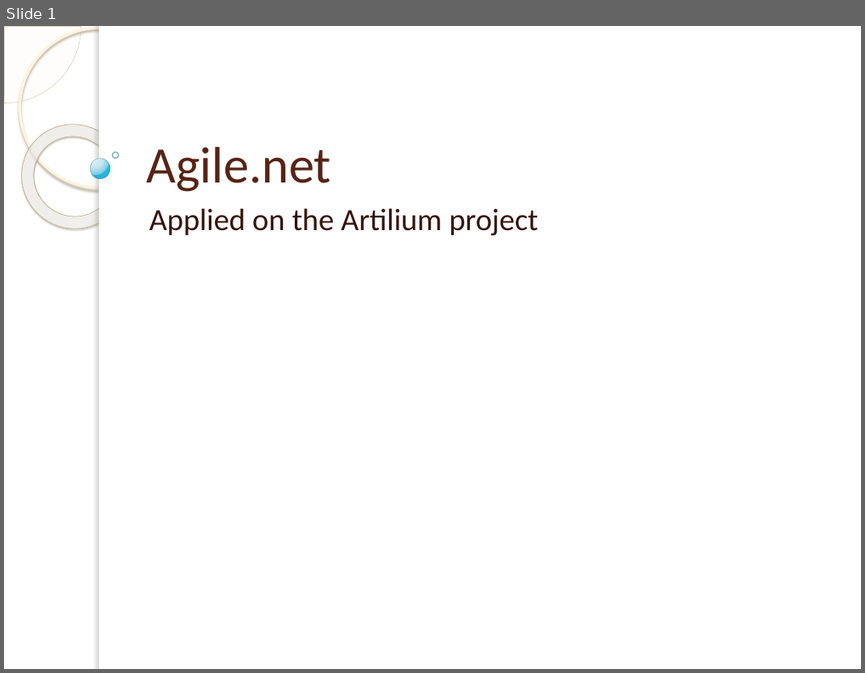
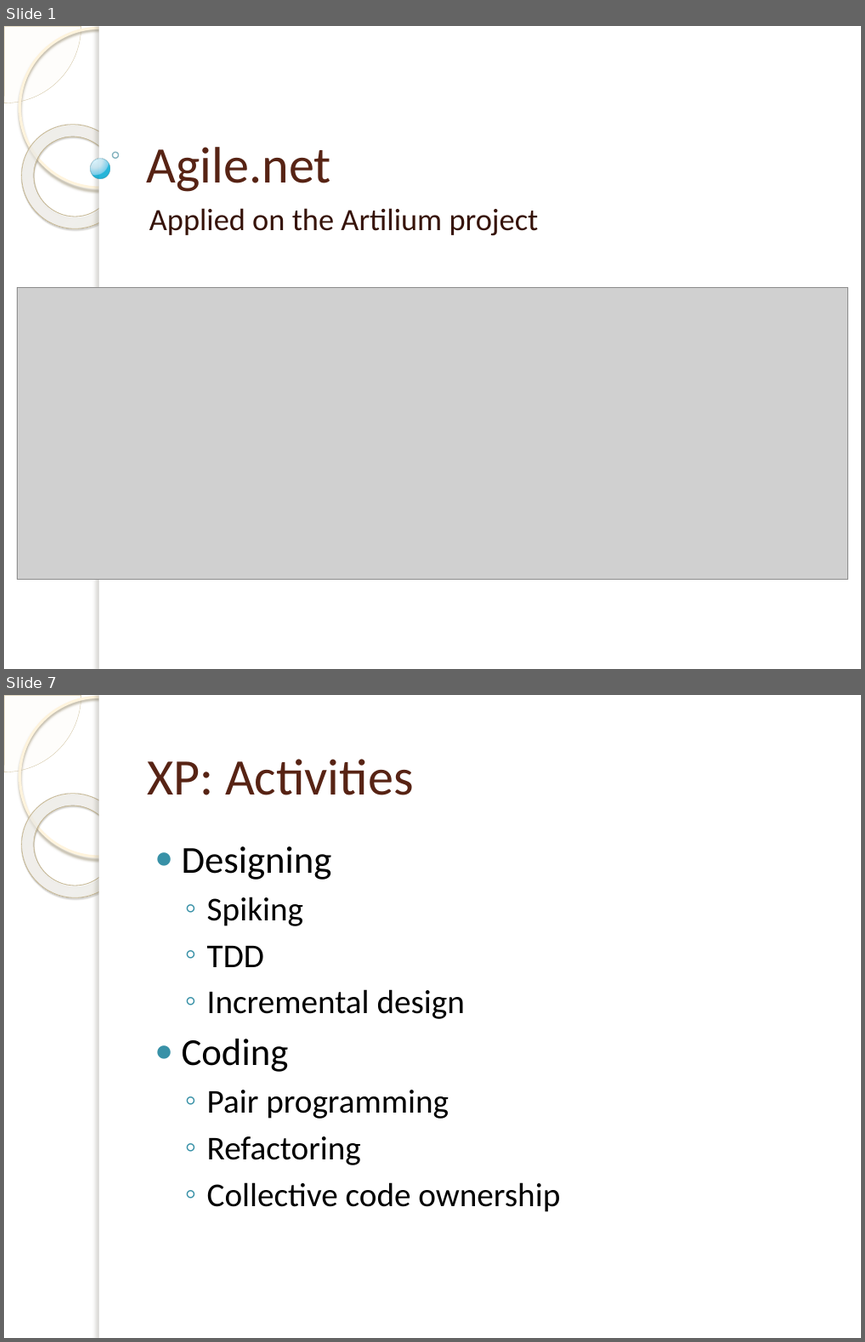
Before and after one commit to michelgrootjans/foresee, a slide deck: Agile.net/Agile.net.pptx. Shown one above the other, each under a label of ours: slide 1 before the commit, slides 1 and 7 after it; the slides between them are not shown. The pictures are 865x673 and 865x1342 pixels, drawn with LibreOffice and Linux fonts; fonts in the diff are those of the drawing; grey boxes stand for pictures; background and template pictures are left out. Boxes give left, top, right and bottom in pixels: in the first picture for what was removed or moved away, otherwise in the second. Text is boxed around its words. In the diff, an @@ line names an element or a change of style, - is before the commit and + after.

```diff
--- a/Agile.net/Agile.net.pptx
+++ b/Agile.net/Agile.net.pptx
@@ slide 7 added at (x1=4, y1=695, x2=861, y2=1338), background picture (left out); not listed: 5 template elements that a slide beside it also shows @@
@@ title added at (x1=147, y1=759, x2=414, y2=795), 43 pt, text #572314 @@
+XP: Activities
@@ text added at (x1=182, y1=846, x2=560, y2=1212), 28 pt, text #000000 @@
+● Designing
+  ◦ Spiking
+  ◦ TDD
+  ◦ Incremental design
+● Coding
+  ◦ Pair programming
+  ◦ Refactoring
+  ◦ Collective code ownership
@@ slide 1 changed as well @@
@@ picture added at (x1=18, y1=287, x2=848, y2=579) @@
```
Also in this commit, not shown: 5 other slides changed, 11 other slides added, 4 slides removed, 10 other files.
